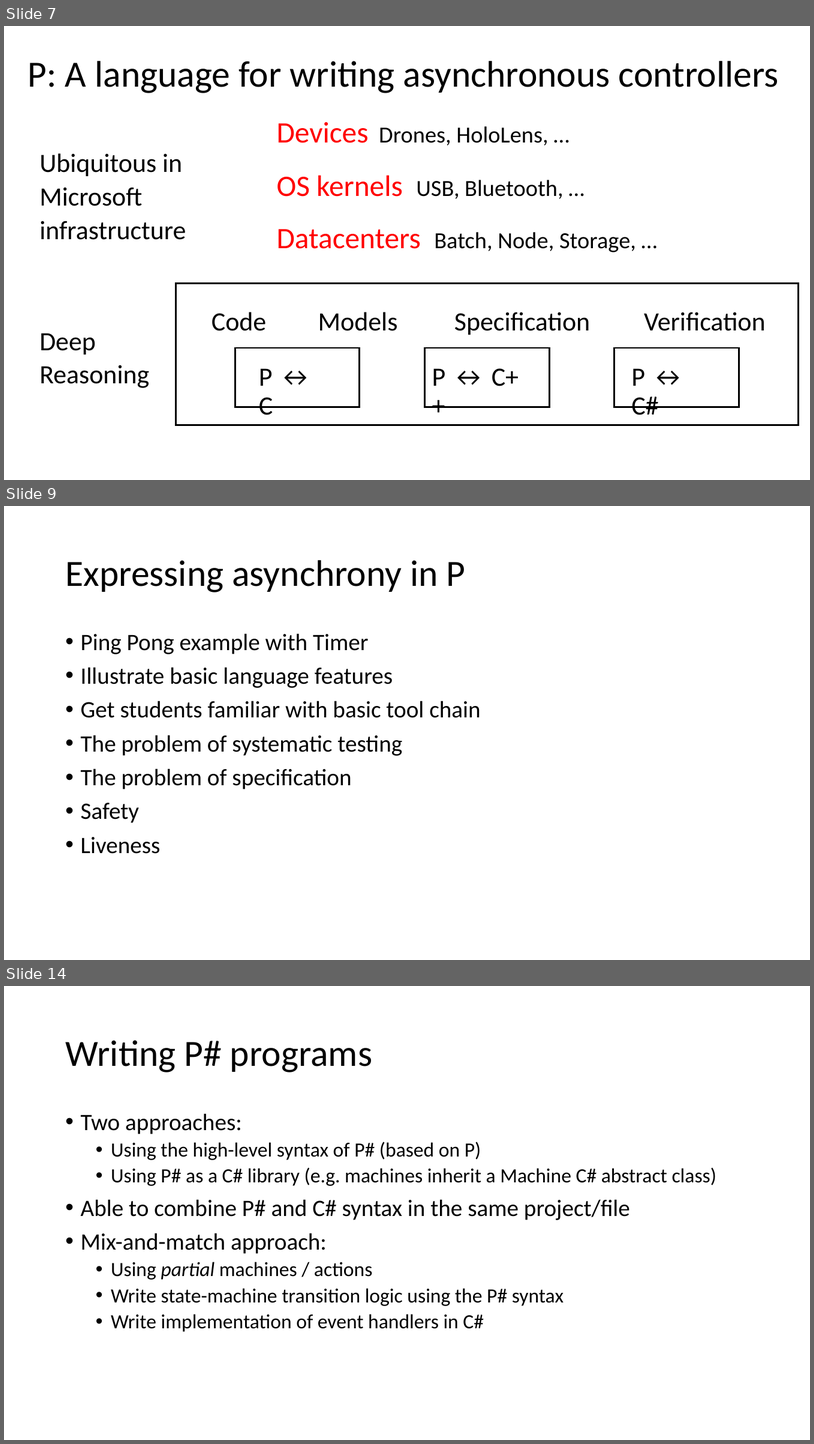
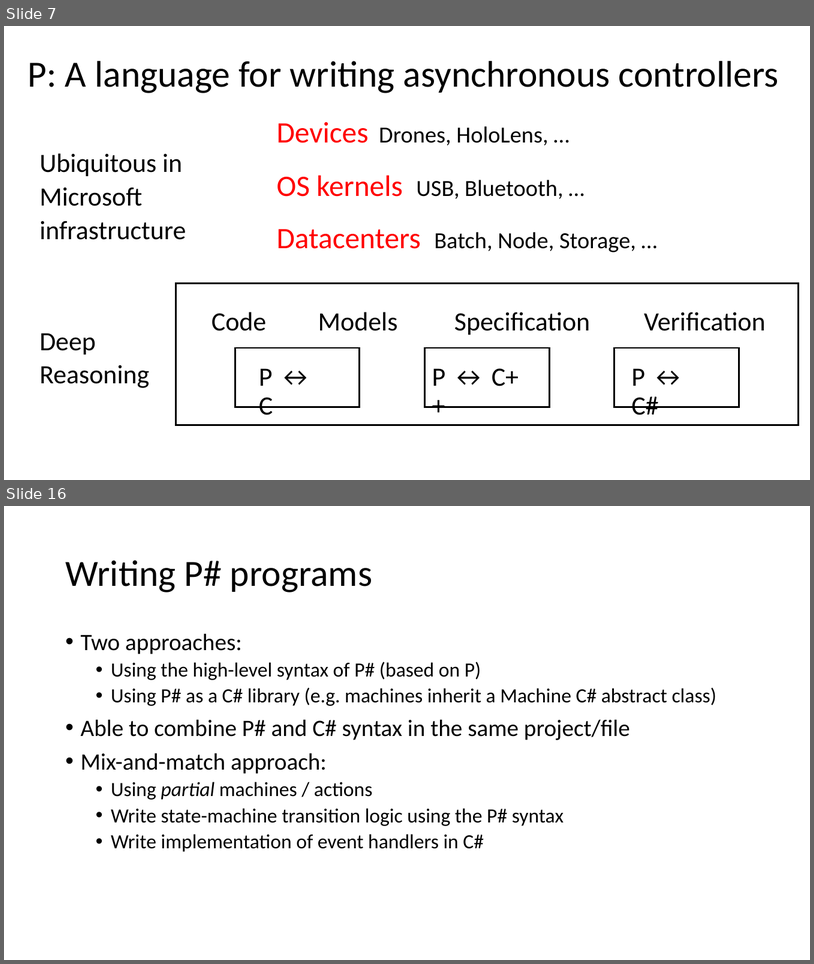
Before and after one commit to p-org/P, a slide deck: Tutorial/P-tutorial.pptx. Shown one above the other, each under a label of ours: slides 7, 9 and 14 before the commit, slides 7 and 16 after it; the slides between them are not shown. The pictures are 814x1444 and 814x964 pixels, drawn with LibreOffice and Linux fonts; fonts in the diff are those of the drawing. Boxes give left, top, right and bottom in pixels: in the first picture for what was removed or moved away, otherwise in the second. Text is boxed around its words. In the diff, an @@ line names an element or a change of style, - is before the commit and + after.

```diff
--- a/Tutorial/P-tutorial.pptx
+++ b/Tutorial/P-tutorial.pptx
@@ slide 9 removed at box(4, 506, 810, 960), background #FFFFFF @@
@@ title removed at box(65, 560, 466, 592) @@
-Expressing asynchrony in P
@@ text removed at box(81, 633, 480, 853) @@
-• Ping Pong example with Timer
-• Illustrate basic language features
-• Get students familiar with basic tool chain
-• The problem of systematic testing
-• The problem of specification
-• Safety
-• Liveness
@@ what was slide 14 is now slide 16 @@
```
Also in this commit, not shown: 4 slides changed, 6 slides added, 3 other slides removed, 1 other file.
